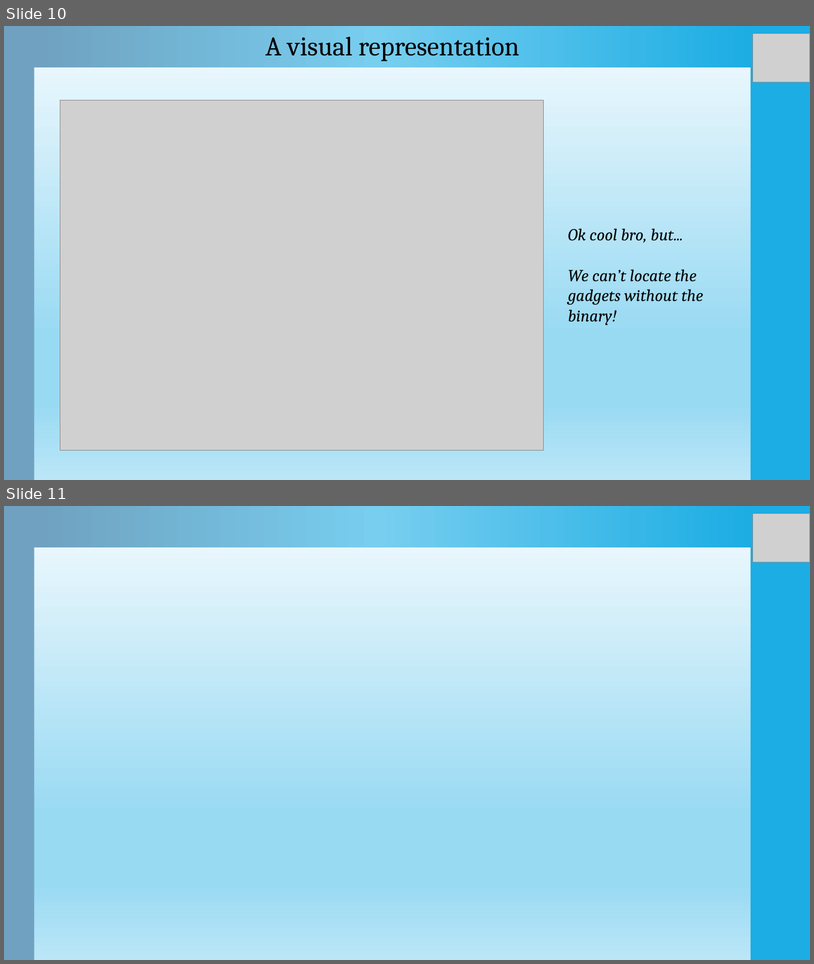
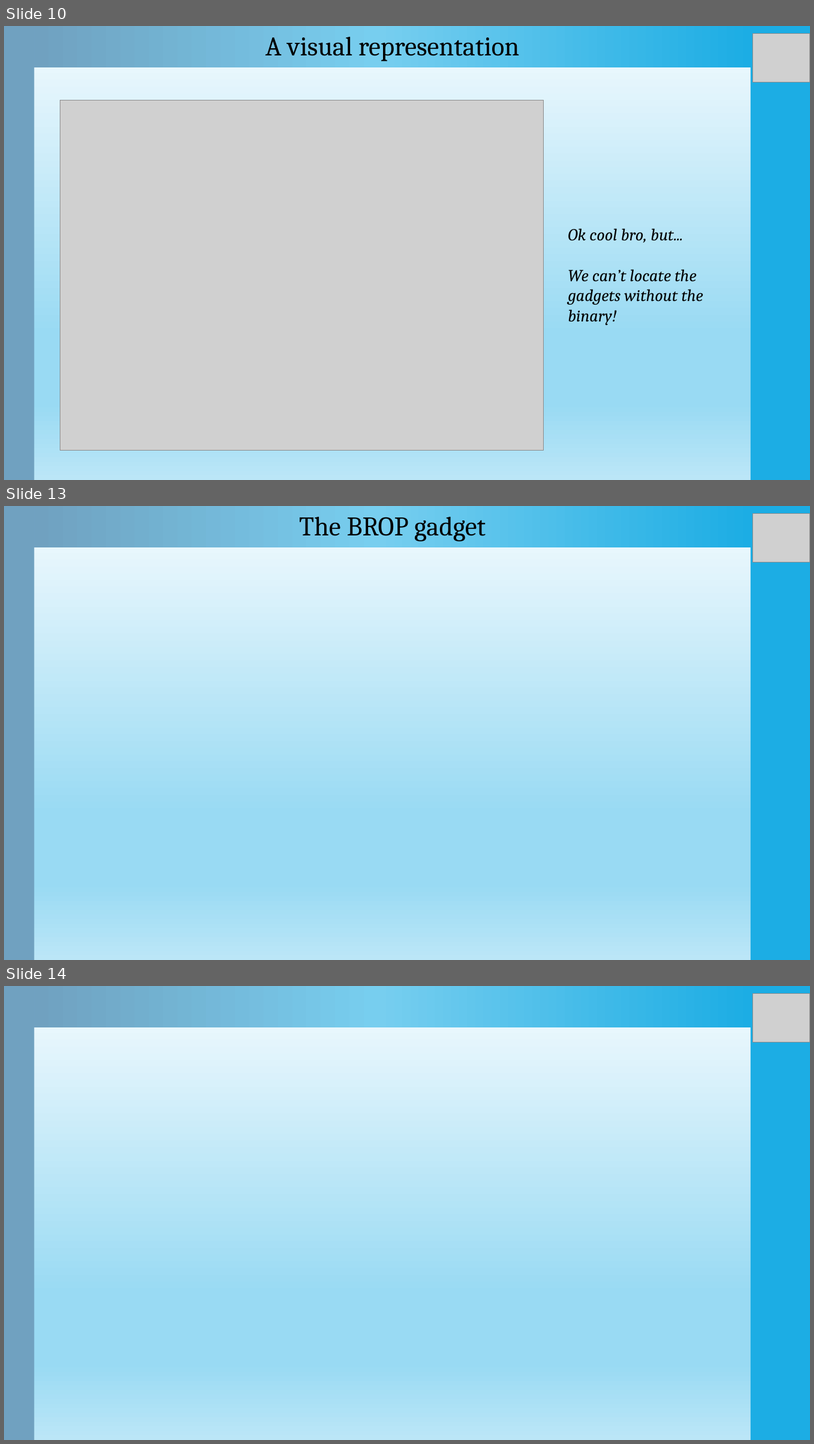
Before and after one commit to Ewael/LSE, a slide deck: Blind_Date/slides.pptx. Shown one above the other, each under a label of ours: slides 10 and 11 before the commit, slides 10, 13 and 14 after it; the slides between them are not shown. The pictures are 814x964 and 814x1444 pixels, drawn with LibreOffice and Linux fonts; fonts in the diff are those of the drawing; grey boxes stand for pictures. Boxes give left, top, right and bottom in pixels: in the first picture for what was removed or moved away, otherwise in the second. Text is boxed around its words. In the diff, an @@ line names an element or a change of style, - is before the commit and + after.

Commit message:
[WD] add stop gadget slides

```diff
--- a/Blind_Date/slides.pptx
+++ b/Blind_Date/slides.pptx
@@ slide 13 added at [4,506,810,960], background gradient #F4FBFE to #99DAF3 to #BBE6F7; not listed: 2 template elements that a slide beside it also shows @@
@@ rectangle added at [34,506,751,548], fill gradient #1CADE4 to #77CEEF to #70A1C0 @@
@@ text added at [299,517,486,541], 32 pt, text #000000 @@
+The BROP gadget
@@ picture added at [753,514,810,562] @@
@@ what was slide 11 is now slide 14 @@
```
Also in this commit, not shown: 3 slides changed, 2 other slides added.
